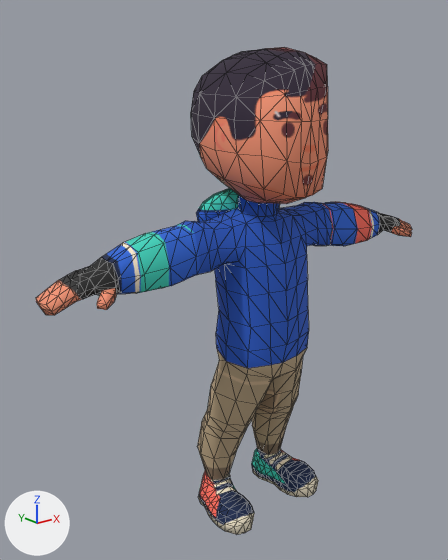
An edit to the glTF model third_party/kenney-skater/skater-ciac.glb, drawn before and after from the same camera.
The view is the same before and after, from a camera (50 mm lens) standing at (-3.14, -3.5, 3.44) and looking at (-0.18, 0.2, 1.96). Arrows for +X, +Y and +Z are at lower left; the lights stay in place. The first picture is the older version. Mesh edges are drawn as thin lines. Vertices at exactly the same position are counted once.

In view in the first picture: 'characterMedium'.
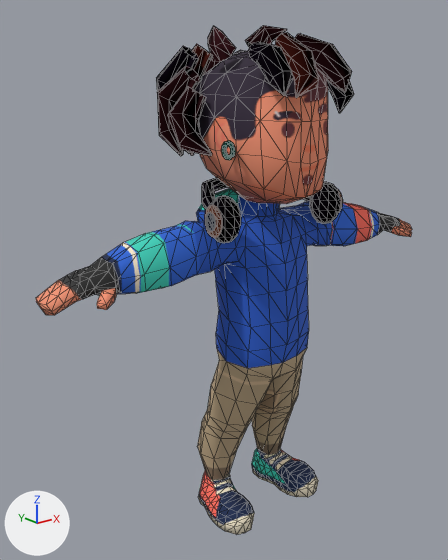
Location of each change, [x1, y1, x2, y2] in pixels of the pictures (448 x 560 px):
'characterMedium', reshaped
    before: [36, 47, 412, 534]
    after: [36, 25, 412, 534]
part 1 of me_charactermedium, added
    after: [210, 195, 241, 243]
part 2 of me_charactermedium, added
    after: [204, 205, 222, 238]
part 3 of me_charactermedium, added
    after: [205, 212, 216, 232]
part 4 of me_charactermedium, added
    after: [309, 182, 341, 224]
part 5 of me_charactermedium, added
    after: [337, 189, 343, 212]
part 6 of me_charactermedium, added
    after: [156, 25, 354, 210]

The edits, one by one:
me_charactermedium is used by ob_charactermedium; location (0.0, 0.0, 0.0).
me_charactermedium had 918 vertices, 1828 faces and spanned x -1.81..1.81, y -0.51..0.59, z 0.0..3.71.
me_charactermedium now has 1819 vertices, 3372 faces and spans x -1.81..1.81, y -0.66..0.76, z 0.0..3.87.
me_charactermedium part 1: a new loose piece, a UV sphere (11 segments, 7 rings, poles along z) spanning x -0.61..-0.4, y -0.34..-0.08, z 2.39..2.73, in mat_skater_ciac___polerón_y_cargo.
me_charactermedium part 2: a new loose piece, a UV sphere (11 segments, 7 rings, poles along z) spanning x -0.633..-0.572, y -0.302..-0.118, z 2.445..2.675, in mat_skater_ciac___polerón_y_cargo.
me_charactermedium part 3: a new loose piece, a UV sphere (9 segments, 5 rings, poles along z) spanning x -0.641..-0.615, y -0.267..-0.153, z 2.492..2.628, in mat_skater_ciac___polerón_y_cargo.
me_charactermedium part 4: a new loose piece, a UV sphere (11 segments, 7 rings, poles along z) spanning x 0.4..0.62, y -0.34..-0.08, z 2.39..2.73, in mat_skater_ciac___polerón_y_cargo.
me_charactermedium part 5: a new loose piece, a UV sphere (11 segments, 7 rings, poles along z) spanning x 0.573..0.634, y -0.302..-0.118, z 2.445..2.675, in mat_skater_ciac___polerón_y_cargo.
me_charactermedium part 6: 553 vertices added at x -0.66..0.64, y -0.66..0.76, z 2.5..3.87.
Other edits to the shape of me_charactermedium do not show in these pictures.
